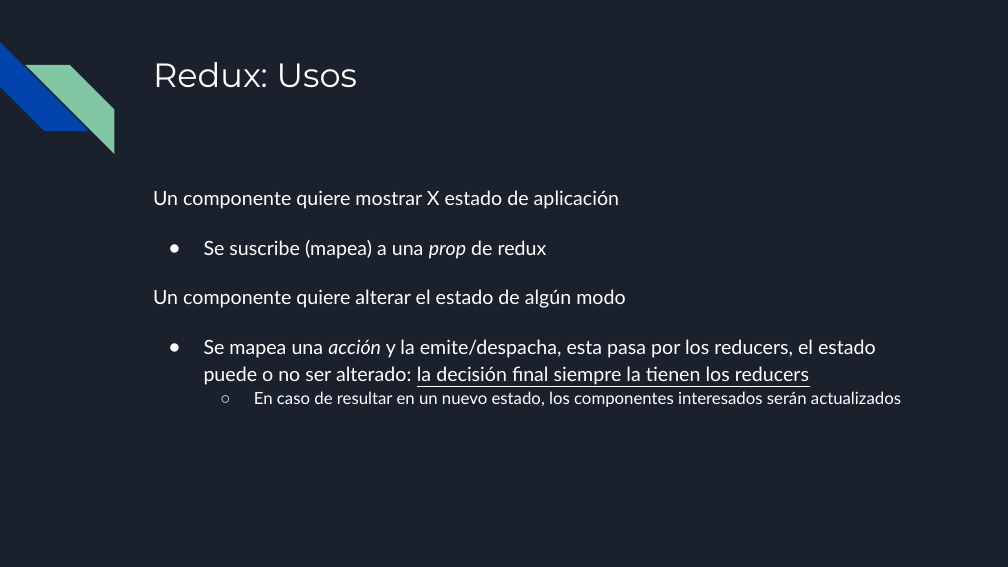
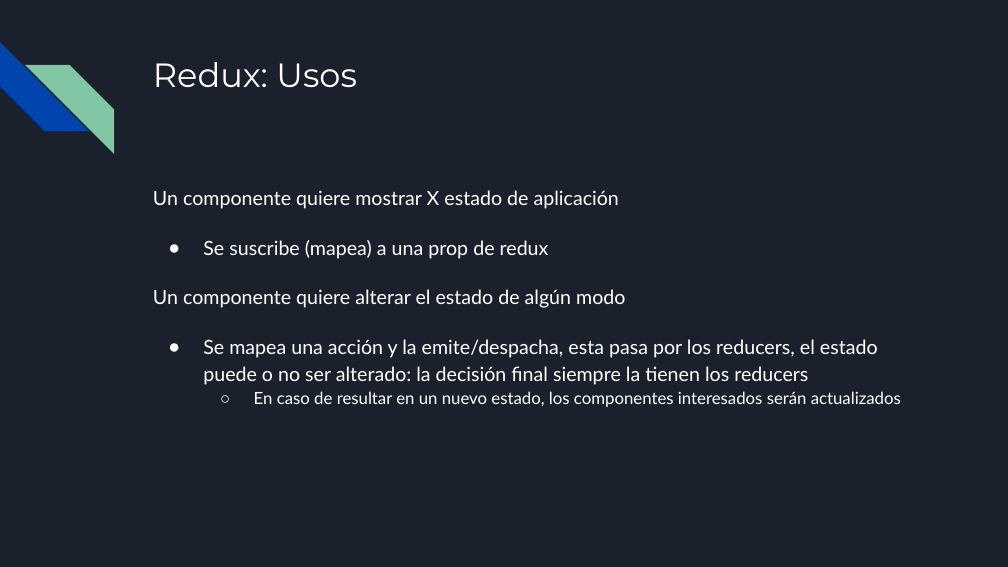
Before and after one commit to francisco-pinchentti/react-basics, a slide deck: slide 21 of docs/React.odp. Drawn at 1008x567 pixels with LibreOffice and Linux fonts; fonts in the diff are those of the drawing. Boxes give left, top, right and bottom in pixels: in the first picture for what was removed or moved away, otherwise in the second. Text is boxed around its words. In the diff, an @@ line names an element or a change of style, - is before the commit and + after.

```diff
--- a/docs/React.odp
+++ b/docs/React.odp
@@ text at <box>203,240,878,385</box>: italic off in "prop", "acción"; underline off in "la decisión final siempre la tienen los ..." @@
```
Also in this commit, not shown: 14 other slides changed, 1 slide added, 2 slides removed.
